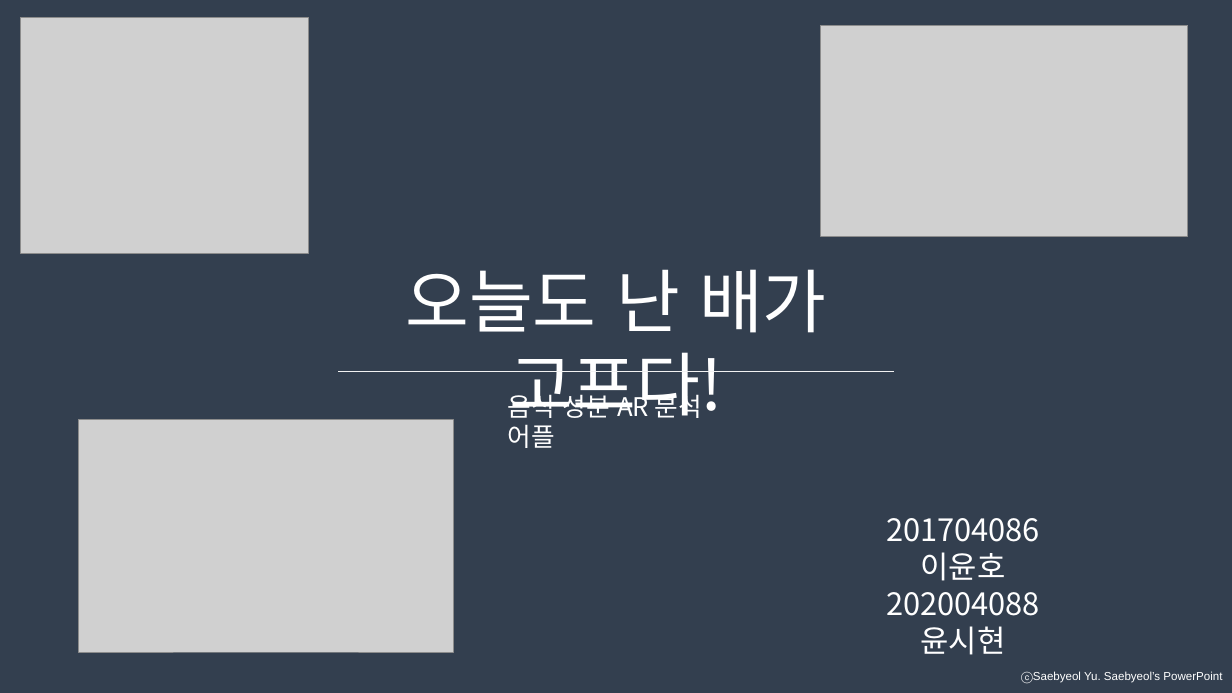
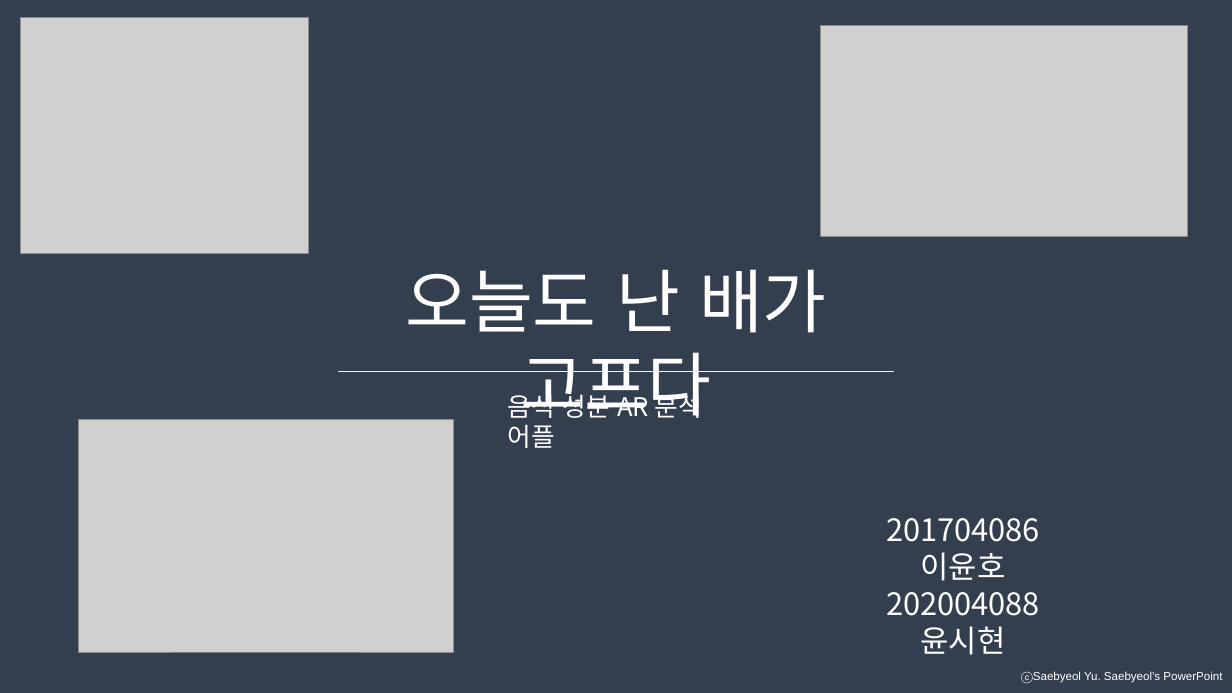
Before and after one commit to developerYHLee/University_Homework, a slide deck: slide 1 of 기말과제.pptx. Drawn at 1232x693 pixels with LibreOffice and Linux fonts; fonts in the diff are those of the drawing; grey boxes stand for pictures. Boxes give left, top, right and bottom in pixels: in the first picture for what was removed or moved away, otherwise in the second. Text is boxed around its words. In the diff, an @@ line names an element or a change of style, - is before the commit and + after.

Commit message:
Revert "test"
This reverts commit 7b7489cd13abf2ef727531e5b9bcfbe2fb234a0e.

```diff
--- a/기말과제.pptx
+++ b/기말과제.pptx
@@ text at [405,269,827,427]: text changed @@
-오늘도 난 배가 고프다!
+오늘도 난 배가 고프다
```
